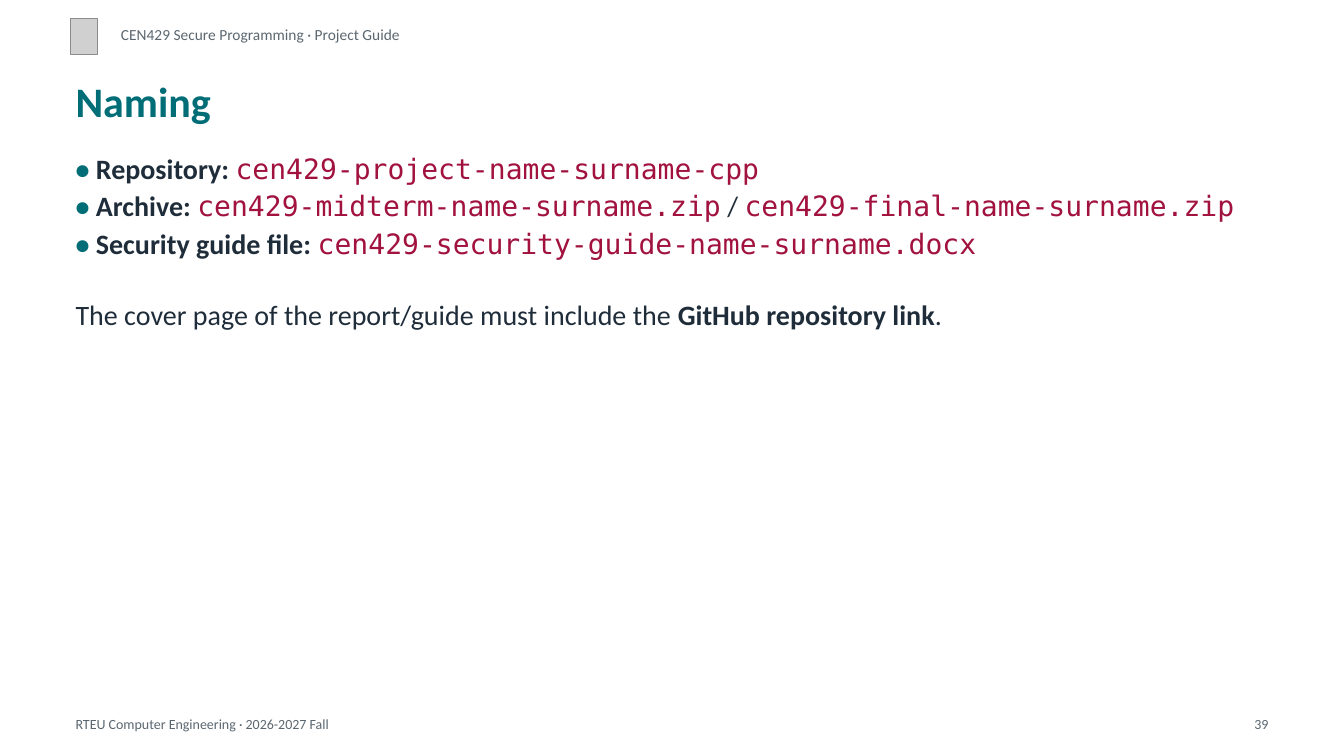
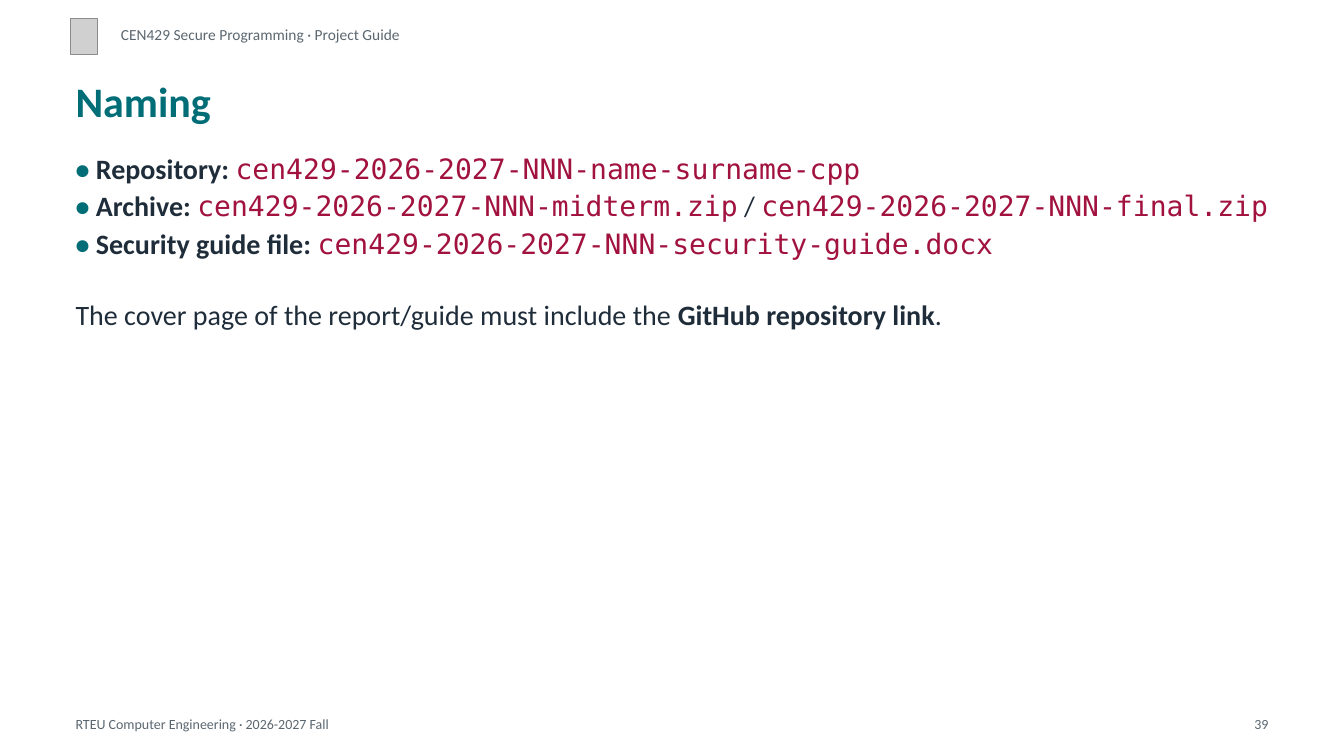
Before and after one commit to ucoruh/cen429-secure-programming, a slide deck: slide 39 of docs/project-guide/cen429-proje-rehberi-sunum.en.pptx. Drawn at 1344x756 pixels with LibreOffice and Linux fonts; fonts in the diff are those of the drawing; grey boxes stand for pictures. Boxes give left, top, right and bottom in pixels: in the first picture for what was removed or moved away, otherwise in the second. Text is boxed around its words. In the diff, an @@ line names an element or a change of style, - is before the commit and + after.

```diff
--- a/docs/project-guide/cen429-proje-rehberi-sunum.en.pptx
+++ b/docs/project-guide/cen429-proje-rehberi-sunum.en.pptx
@@ text at <box>96,158,1268,260</box>: text changed @@
-• Repository: cen429-project-name-surname-cpp
-• Archive: cen429-midterm-name-surname.zip / cen429-final-name-surname.zip
-• Security guide file: cen429-security-guide-name-surname.docx
+• Repository: cen429-2026-2027-NNN-name-surname-cpp
+• Archive: cen429-2026-2027-NNN-midterm.zip / cen429-2026-2027-NNN-final.zip
+• Security guide file: cen429-2026-2027-NNN-security-guide.docx
```
Also in this commit, not shown: 3 other slides changed, 13 other files.
